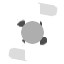
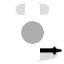
Layered file, before and after one edit (64×64). Changes by layer:
added layer "Layer #3" above "Pasted Layer #4" over [40, 45, 63, 56]
hid "Pasted Layer" over [8, 47, 28, 62]
showed "Pasted Layer #2" over [37, 47, 59, 62]
added layer "Pasted Layer #8" above "Pasted Layer #1" over [15, 2, 40, 16]
added layer "Pasted Layer #7" above "Layer #2" over [25, 2, 51, 16]
hid "Layer #2" over [37, 2, 58, 17]
hid "Pasted Layer #6" over [17, 19, 42, 28]
hid "Layer #5" over [22, 37, 47, 46]
